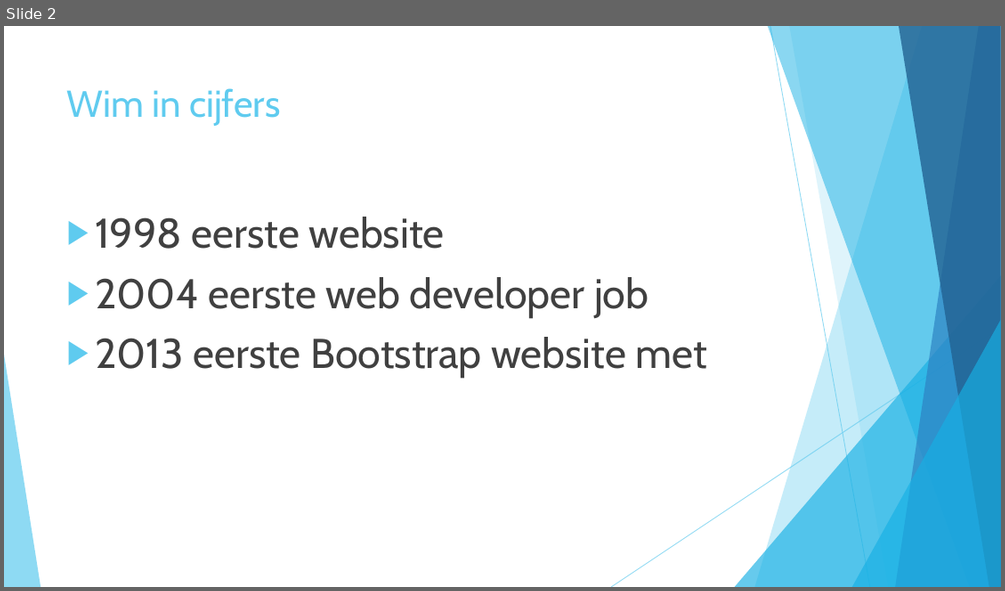
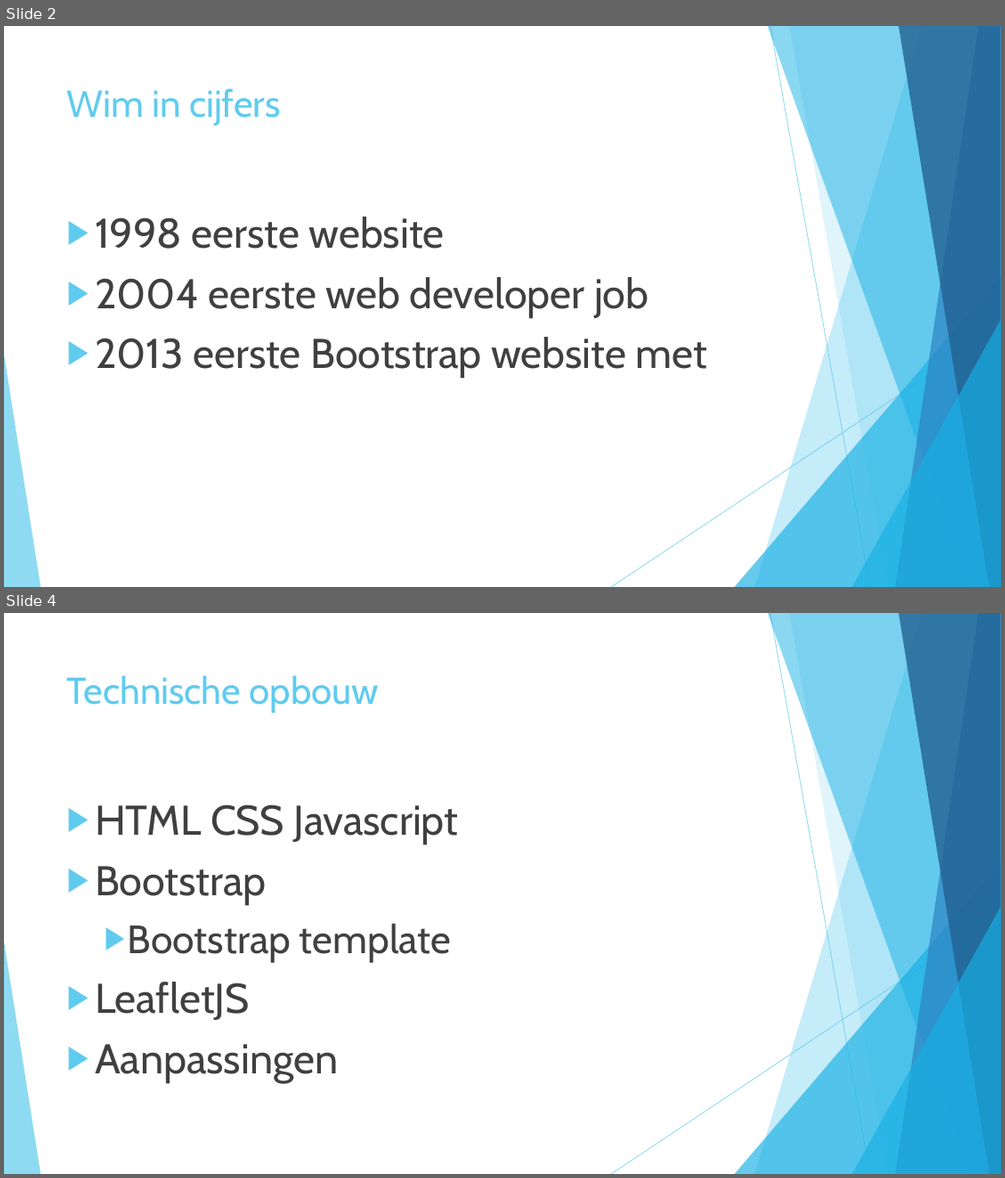
Before and after one commit to wimbou78/portfolio, a slide deck: portfolio.pptx. Shown one above the other, each under a label of ours: slide 2 before the commit, slides 2 and 4 after it; the slides between them are not shown. The pictures are 1005x591 and 1005x1178 pixels, drawn with LibreOffice and Linux fonts; fonts in the diff are those of the drawing. Boxes give left, top, right and bottom in pixels: in the first picture for what was removed or moved away, otherwise in the second. Text is boxed around its words. In the diff, an @@ line names an element or a change of style, - is before the commit and + after.

```diff
--- a/portfolio.pptx
+++ b/portfolio.pptx
@@ slide 4 added at (4,613,1001,1174), background #FFFFFF; not listed: 10 template elements that a slide beside it also shows @@
@@ title added at (67,675,379,713), 36 pt, text #5FCBEF @@
+Technische opbouw
@@ text added at (95,804,459,1083), 40 pt, text #404040 @@
+▶ HTML CSS Javascript
+▶ Bootstrap
+  ▶ Bootstrap template
+▶ LeafletJS
+▶ Aanpassingen
```
Also in this commit, not shown: 1 slide changed, 1 other slide added, 1 other file.
